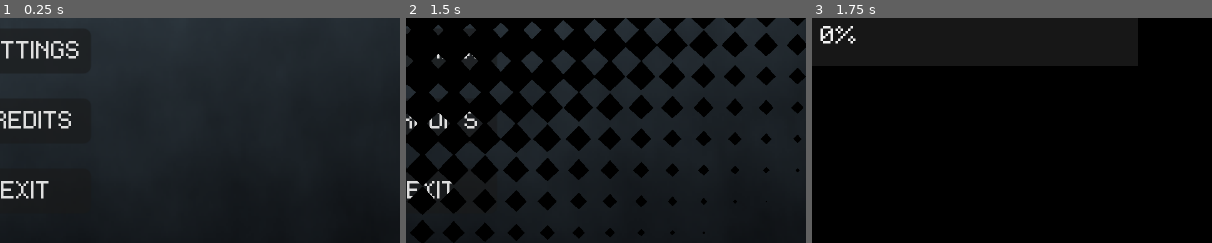
Above: before the commit, frames 1-3 (left to right).
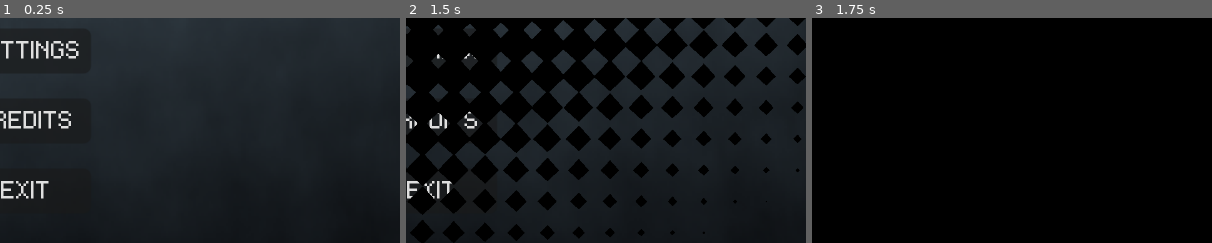
Above: after the commit, the same moments.

Repository: PoorCoconut/GamedevJS-Jam
Game: Godot game, scene res://game_scenes/menus/MainMenu/main_menu.tscn
The game is run twice, just before and just after one commit, with the same random seed, the same clock (stepped at 60 frames per second) and the same inputs. Sound files missing from this copy of the repository are replaced by a short silence.
Inputs:
- Up to frame 1 (0.25 s): no input
- Up to frame 2 (1.5 s): click "PLAY" at 0.5 s; click "PLAY" at 1.25 s
- Up to frame 3 (1.75 s): no input
The pictures show only the part of the screen within x 47-97%, y 46-96%; the shares and areas given below are measured in that part.

Frames 1-2 are identical in both runs. In frame 3, 0.3% of the frame differs, in the area x 2-11%, y 3-12%.

Commit message:
insignificant changes

Diff:
--- a/game_scenes/menus/MainMenu/main_menu.tscn
+++ b/game_scenes/menus/MainMenu/main_menu.tscn
@@ -62,7 +62,6 @@
 grow_horizontal = 2
 grow_vertical = 2
 script = ExtResource("1_h6sl1")
-next_level_path = "uid://cbh3de4aa1ibn"
 
 [node name="Background" type="ColorRect" parent="." unique_id=133059736]
 material = SubResource("ShaderMaterial_kcaeb")
